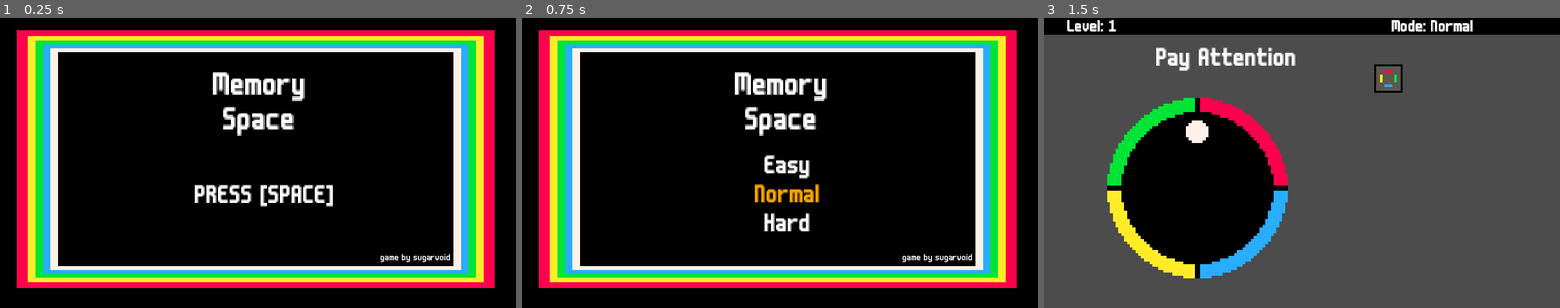
Above: before the commit, frames 1-3 (left to right).
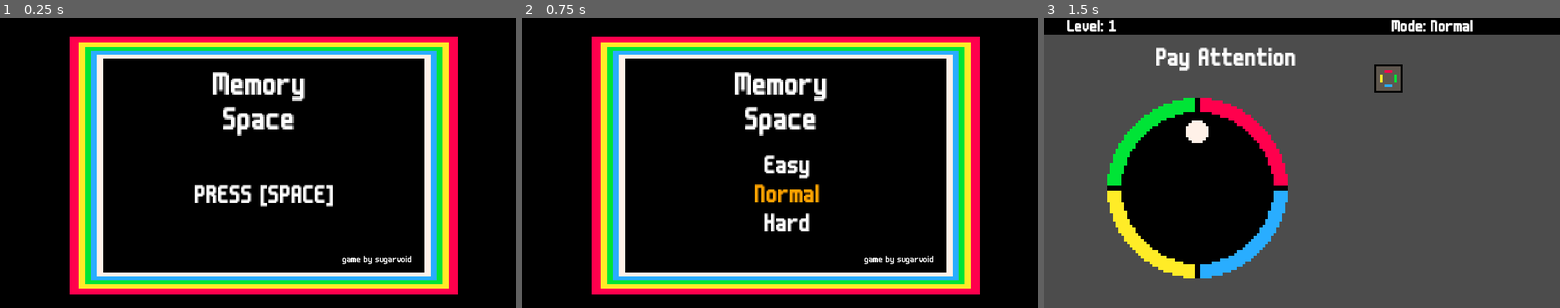
Above: after the commit, the same moments.

Repository: sugarvoid/memory-space
Game: Godot game, scene res://scene/MainScreen.tscn
Two runs of this game, one before a commit and one after it. Both use one fixed random seed, a clock stepped at 60 frames per second and the inputs below.
Inputs:
- Up to frame 1 (0.25 s): no input
- Up to frame 2 (0.75 s): tap Space (space) at 0.5 s; hold Space (space) from 0.53 s (still down)
- Up to frame 3 (1.5 s): tap Enter (ui_accept) at 0.77, 1.25 s; release Space (space) at 1.28 s; tap Space (space) at 1.35 s

The runs differ from the first frame. In frame 1, 38% of the frame differs, in the area x 3-96%, y 4-96%; in frame 2, 38%; in frame 3, nothing differs.

Commit message:
Change main menu image scale

Diff:
--- a/scene/MainScreen.tscn
+++ b/scene/MainScreen.tscn
@@ -35,8 +35,8 @@
 texture = ExtResource( 5 )
 
 [node name="Sprite2" type="Sprite" parent="."]
-position = Vector2( 61.4, 64 )
-scale = Vector2( 1.85312, 1 )
+position = Vector2( 65.2, 67.2 )
+scale = Vector2( 1.50625, 1 )
 texture = ExtResource( 3 )
 region_rect = Rect2( 0, 0, 1, 1 )
 
@@ -51,10 +51,10 @@
 align = 1
 
 [node name="Title2" type="Label" parent="."]
-margin_left = 122.8
-margin_top = 110.8
-margin_right = 239.8
-margin_bottom = 124.8
+margin_left = 104.4
+margin_top = 112.4
+margin_right = 221.4
+margin_bottom = 126.4
 rect_scale = Vector2( 0.3, 0.3 )
 custom_fonts/font = ExtResource( 1 )
 text = "game by sugarvoid"
